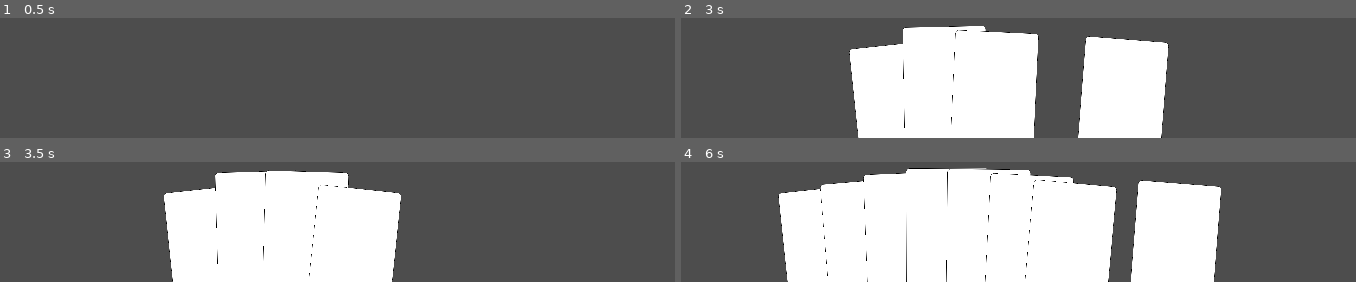
Above: before the commit, frames 1-4 (two rows, left to right).
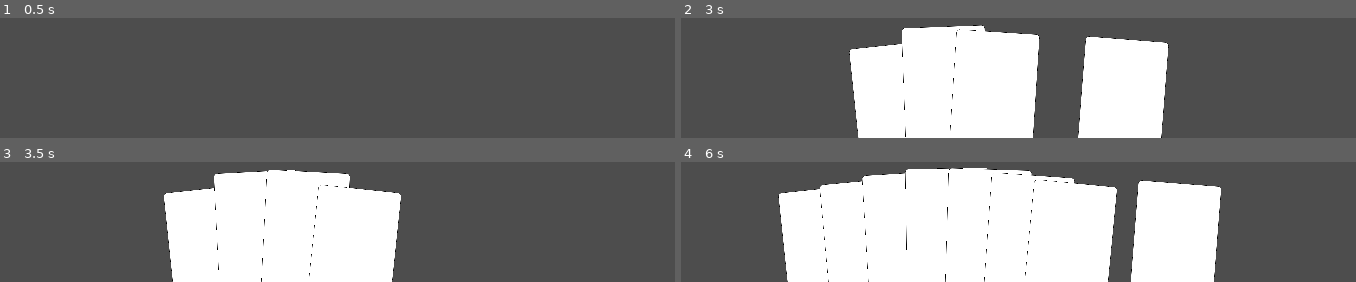
Above: after the commit, the same moments.

Repository: michael-j-coyne/card-game
Game: Godot game, scene res://hand.tscn
Same seed, same stepped clock (60 frames per second), same inputs: the game is played once before the commit and once after it.
Inputs (mouse positions are in pixels of both pictures, inside the frame that each line leads up to):
- Up to frame 1 (0.5 s): no input
- Up to frame 2 (3 s): tap Enter at 0.5 s; move the mouse to (outside the picture) at 0.52 s; click (outside the picture) at 0.67 s; drag from (outside the picture) to (outside the picture) at 1.27 s; move the mouse to (outside the picture) at 2.02 s; click (outside the picture) at 2.17 s; drag from (outside the picture) to (outside the picture) at 2.77 s
- Up to frame 3 (3.5 s): no input
- Up to frame 4 (6 s): move the mouse to (outside the picture) at 3.52 s; click (outside the picture) at 3.67 s; drag from (outside the picture) to (outside the picture) at 4.27 s; move the mouse to (outside the picture) at 5.02 s; click (outside the picture) at 5.17 s; drag from (outside the picture) to (outside the picture) at 5.77 s

Frame 1 is identical in both runs. In frame 2, 0.4% of the frame differs, in the area x 32-54%, y 5-100%; in frame 3, 0.4%; in frame 4, 0.9%, in the area x 20-65%, y 5-100%.

Commit message:
Update hand_rotation_curve.tres
This modification prevents the center two cards in an even hand from appearing as though they have the exact same rotation

Diff:
--- a/UI/resources/hand_rotation_curve.tres
+++ b/UI/resources/hand_rotation_curve.tres
@@ -2,5 +2,5 @@
 
 [resource]
 min_value = -1.0
-_data = [Vector2(0, -1), 0.0, 0.0, 0, 0, Vector2(0.504348, 0.00344753), 0.0, 0.0, 0, 0, Vector2(1, 1), 0.0, 0.0, 0, 0]
-point_count = 3
+_data = [Vector2(0, -1), 0.0, 0.0, 0, 0, Vector2(1, 1), 0.0, 0.0, 0, 0]
+point_count = 2
